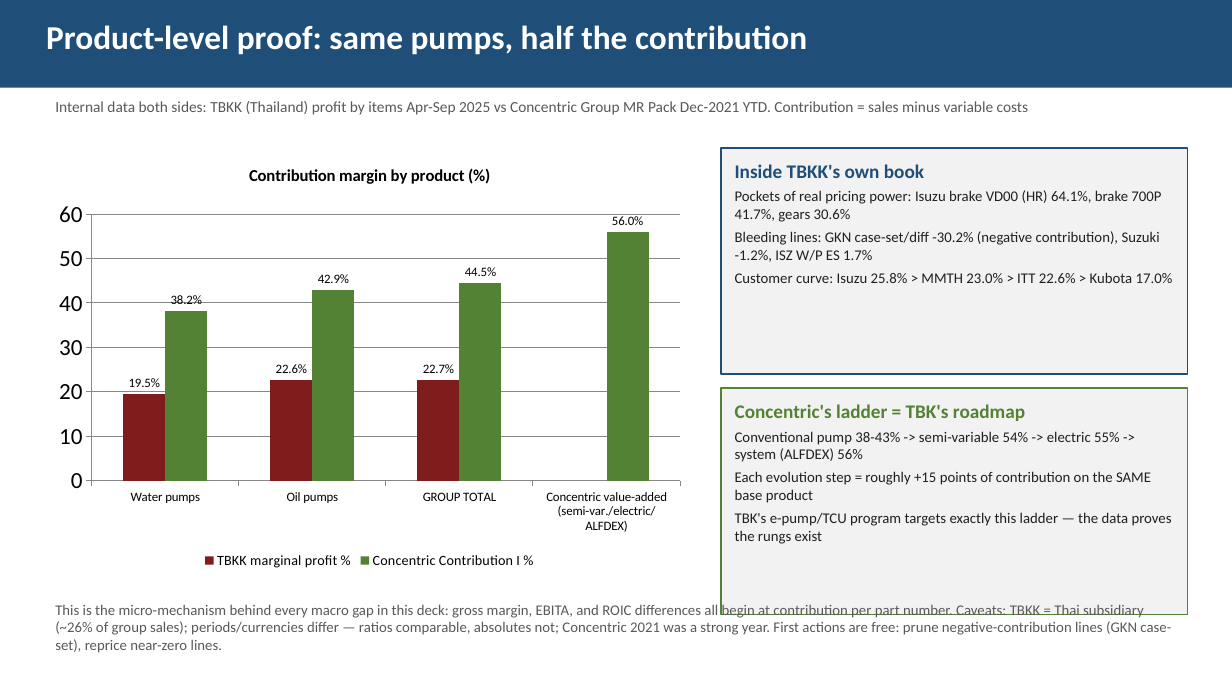
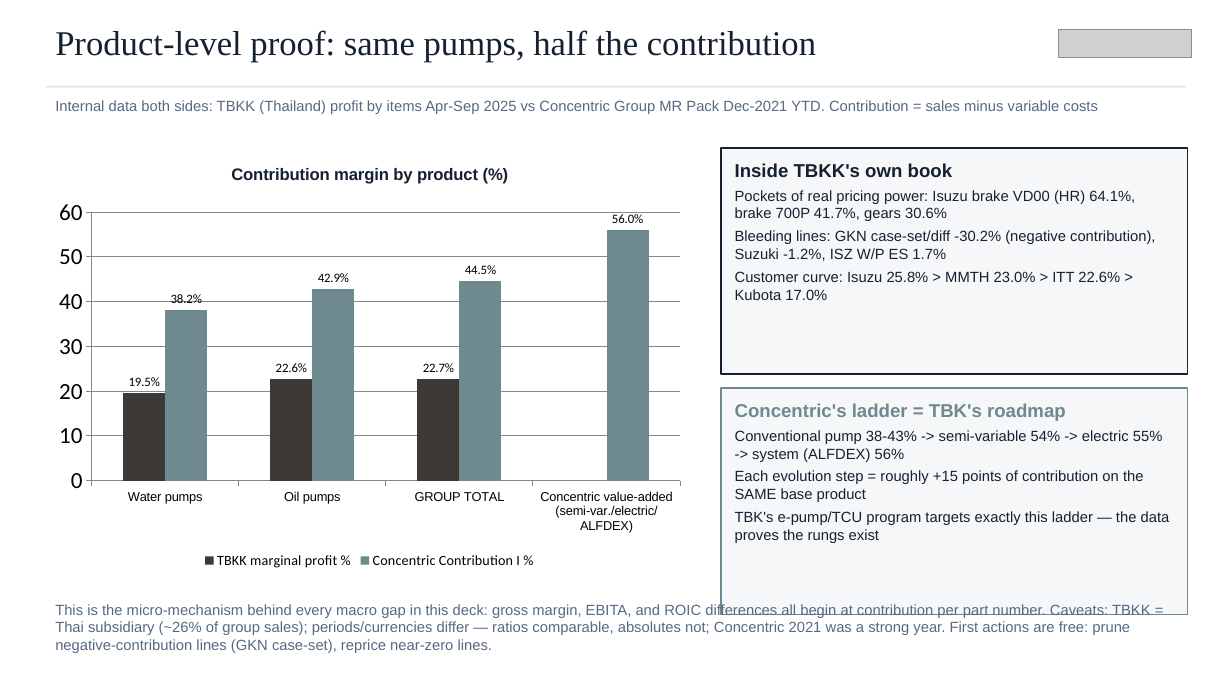
Before and after one commit to charette-lab/Claude, a slide deck: slide 11 of TBK_rd_gap_slides.pptx. Drawn at 1232x693 pixels with LibreOffice and Linux fonts; fonts in the diff are those of the drawing; grey boxes stand for pictures. Boxes give left, top, right and bottom in pixels: in the first picture for what was removed or moved away, otherwise in the second. Text is boxed around its words. In the diff, an @@ line names an element or a change of style, - is before the commit and + after.

```diff
--- a/TBK_rd_gap_slides.pptx
+++ b/TBK_rd_gap_slides.pptx
@@ text "Product-level proof: same pumps, half ...": place and size @@
-text "Product-level proof: same pumps, half ..." at box(0, 0, 1232, 88)
+text "Product-level proof: same pumps, half ..." at box(55, 30, 816, 62)
@@ text "Product-level proof: same pumps, half ..." at box(55, 30, 816, 62): size 26 to 27 pt, font Calibri to Times New Roman, text colour #FFFFFF to #152130, bold off; fill #1F4E78 to none @@
@@ picture added at box(1058, 30, 1192, 57) @@
@@ rectangle added at box(46, 86, 1186, 88), fill #E2E5E9 @@
@@ text "Internal data both sides: TBKK ..." at box(55, 100, 1097, 114): size 12 to 11.5 pt, font Calibri to Arial, text colour #595959 to #556A83 @@
@@ column chart at box(46, 148, 693, 573) @@
@@ colour of TBKK marginal profit % #7F1D1D to #3C3937 @@
@@ colour of Concentric Contribution I % #548235 to #6F8990 @@
@@ category axis changed @@
@@ rectangle "Inside TBKK's own book" at box(721, 148, 1188, 374): size 15 to 14.5 pt, text colour #1F4E78 to #152130 in "Inside TBKK's own book"; font Calibri to Arial, text colour #202020 to #152130; fill #F2F2F2 to #F6F7F9; outline #1F4E78 1.25 pt to #152130 1.25 pt @@
@@ rectangle "Concentric's ladder = TBK's roadmap" at box(721, 388, 1188, 615): size 15 to 14.5 pt, text colour #548235 to #6F8990 in "Concentric's ladder = TBK's roadmap"; font Calibri to Arial; text colour #202020 to #152130 in "Conventional pump 38-43% -> semi-variable 54% -> ...", "Each evolution step = roughly +15 points ...", "TBK's e-pump/TCU program targets exactly this ladder ..."; fill #F2F2F2 to #F6F7F9; outline #548235 1.25 pt to #6F8990 1.25 pt @@
@@ text "This is the micro-mechanism behind ..." at box(55, 603, 1151, 653): font Calibri to Arial, text colour #595959 to #556A83 @@
```
Also in this commit, not shown: 26 other slides changed, 3 other files.
